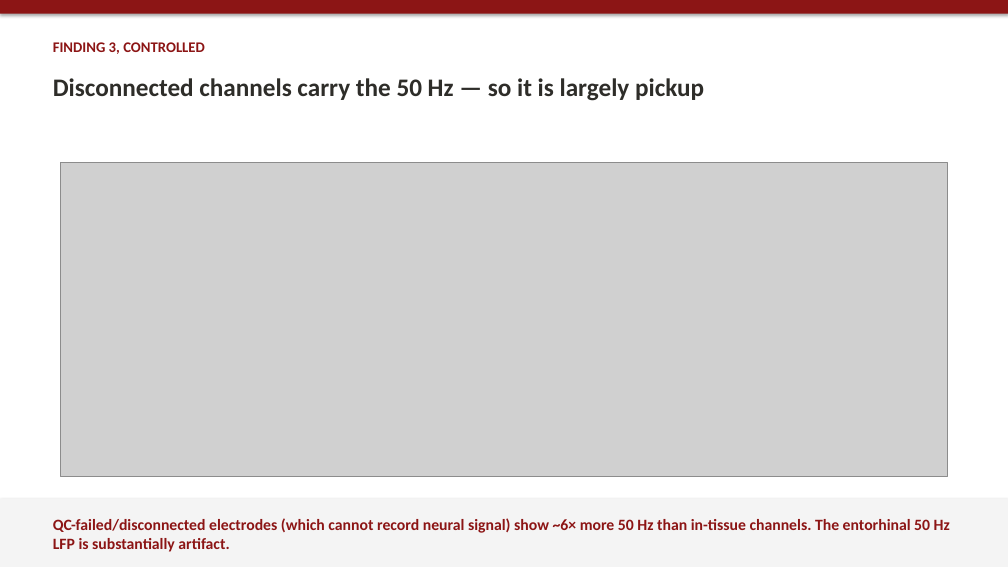
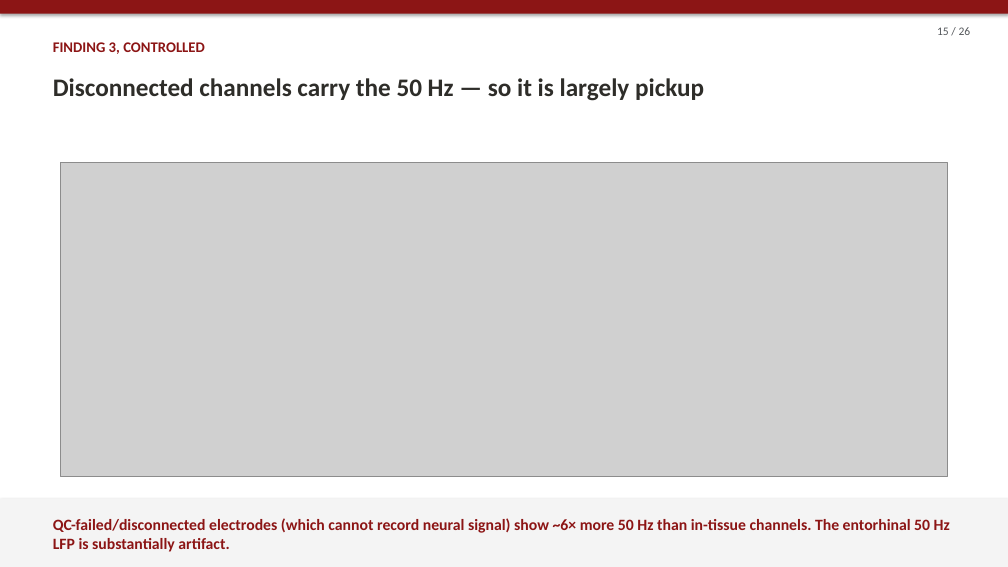
Before and after one commit to wehabit/hpaticmousebuzsakilab, a slide deck: slide 15 of presentation/haptic_brain_talk.pptx. Drawn at 1008x567 pixels with LibreOffice and Linux fonts; fonts in the diff are those of the drawing; grey boxes stand for pictures. Boxes give left, top, right and bottom in pixels: in the first picture for what was removed or moved away, otherwise in the second. Text is boxed around its words. In the diff, an @@ line names an element or a change of style, - is before the commit and + after.

```diff
--- a/presentation/haptic_brain_talk.pptx
+++ b/presentation/haptic_brain_talk.pptx
@@ text added at [937, 27, 971, 35], 11 pt, text #53565A @@
+15 / 26
```
Also in this commit, not shown: 25 other slides changed, 5 other files.
